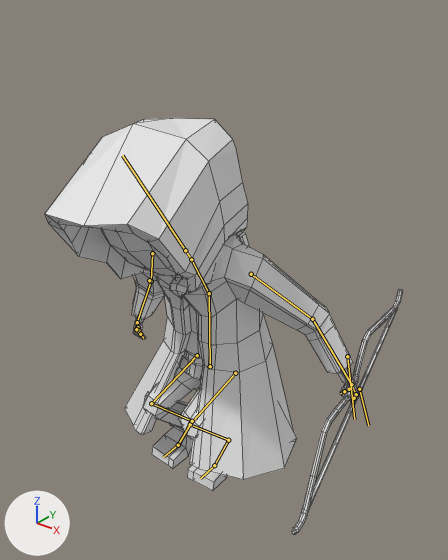
What one commit did to the Blender file Map/Assets/Models/Hittites/Hittite_archer_advanced/Hittite_archer_advanced.blend.
Camera for both pictures: a 50 mm camera at (1.66, -1.9, 2.23) aimed at (0.07, 0.09, 1.0). The axes (+X, +Y, +Z) are drawn at lower left. The lights are the same throughout. Both versions are drawn at frame 5 of the action 'Hittite_archer_advanced_Idle'; the numbers are the values there. The bones that bend it are drawn over the model as lines. Mesh edges are drawn as thin lines.

The first picture shows 'Hittite'.
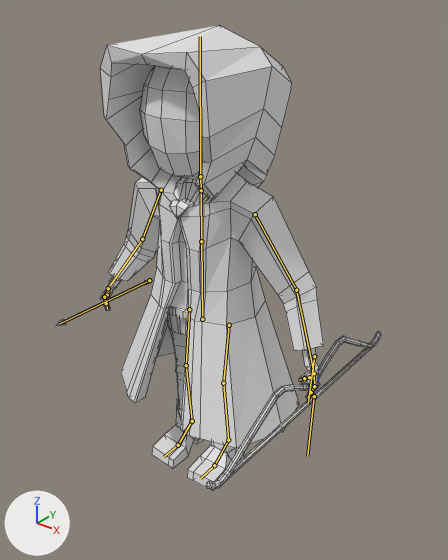
Location of each change, [x1, y1, x2, y2] in pixels of the pictures (448 x 560 px):
'Hittite', posed (9% narrower, 12% taller): before [45, 118, 403, 534]; after [56, 26, 381, 491]
bone 'Torso', root to tip: before (210, 366) to (209, 293); after (202, 319) to (201, 241)
bone 'Chest', root to tip: before (209, 293) to (191, 259); after (201, 241) to (201, 190)
bone 'Neck', root to tip: before (191, 259) to (185, 250); after (201, 190) to (200, 176)
bone 'Bow central piece', root to tip: before (359, 389) to (368, 425); after (314, 396) to (307, 456)
bone 'Upper Arm.R', root to tip: before (152, 253) to (151, 281); after (161, 190) to (142, 239)
bone 'Lower Leg.L', root to tip: before (190, 424) to (228, 440); after (223, 383) to (228, 440)
bone 'Lower Leg.R', root to tip: before (151, 403) to (192, 421); after (186, 365) to (192, 421)
bone 'Arrow', root to tip: before (149, 280) to (149, 280); after (149, 280) to (59, 324)

The change in detail:
Bone 'Torso' (bone_torso) moves from (0.3, -1.72, -0.13) to (0.0, 0.0, 0.0).
Bone 'Chest' (bone_chest) turns from (24, 8, -10) to (0, 0, 0) degrees about its own x, y and z.
Bone 'Neck' (bone_neck) turns from (5, 2, -1) to (0, 0, 0) degrees about its own x, y and z.
Bone 'Bow central piece' (bone_bow_central_piece) moves from (-0.1, 0.0, 0.14) to (0.0, 0.0, 0.0).
Bone 'Bow central piece' (bone_bow_central_piece) turns from (-1, 0, -1) to (0, 0, 0) degrees about its own x, y and z.
Bone 'Upper Arm.R' (bone_upper_arm_r) turns from (0, 0, 0) to (0, 0, -1) degrees about its own x, y and z.
Bone 'Lower Leg.L' (bone_lower_leg_l) turns from (31, -6, 1) to (0, 0, 0) degrees about its own x, y and z.
Bone 'Lower Leg.R' (bone_lower_leg_r) turns from (-1, 0, 5) to (0, 0, 0) degrees about its own x, y and z.
Bone 'Arrow' (bone_arrow) is rescaled from (0.0, 0.0, 0.0) to (1.0, 1.0, 1.0).
